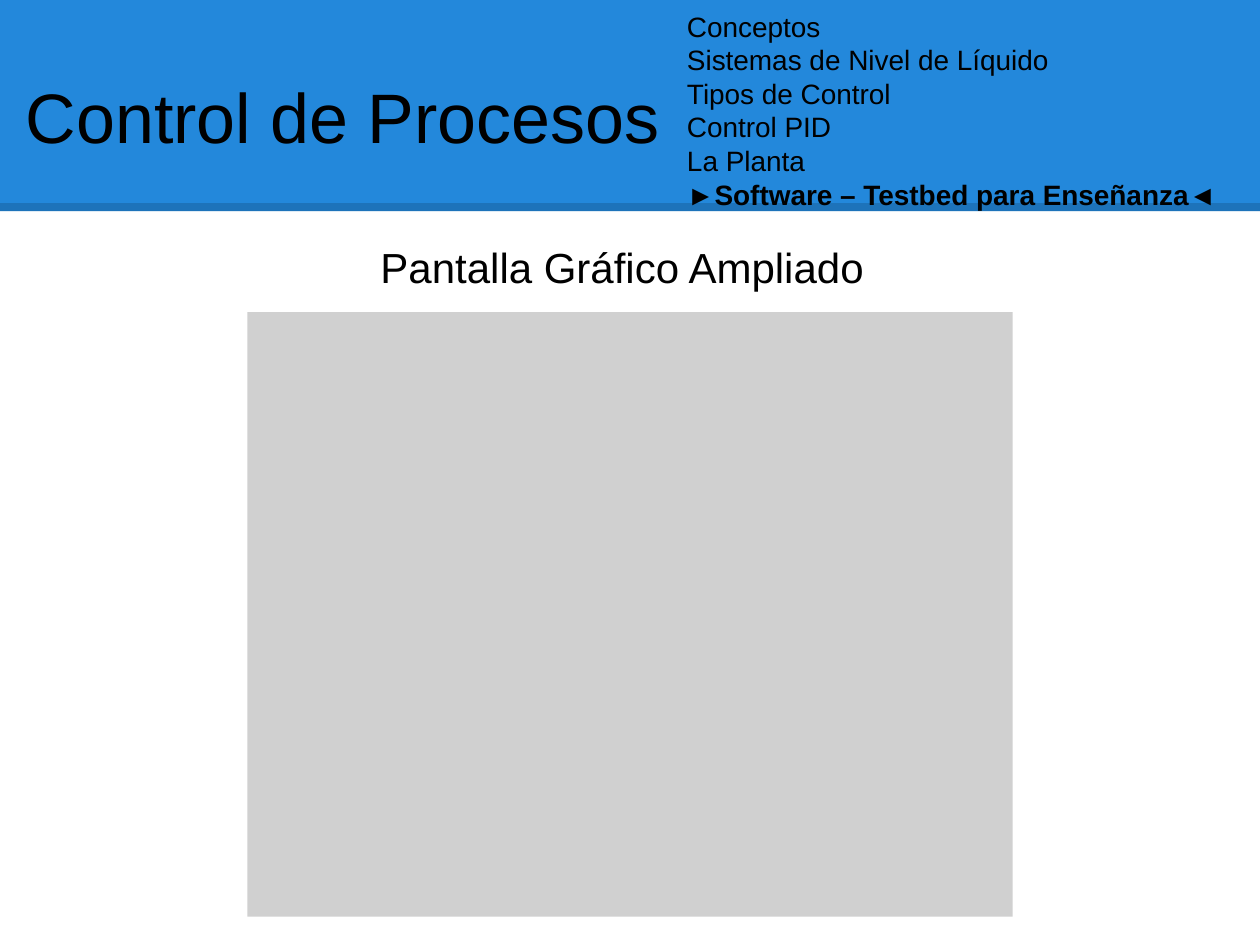
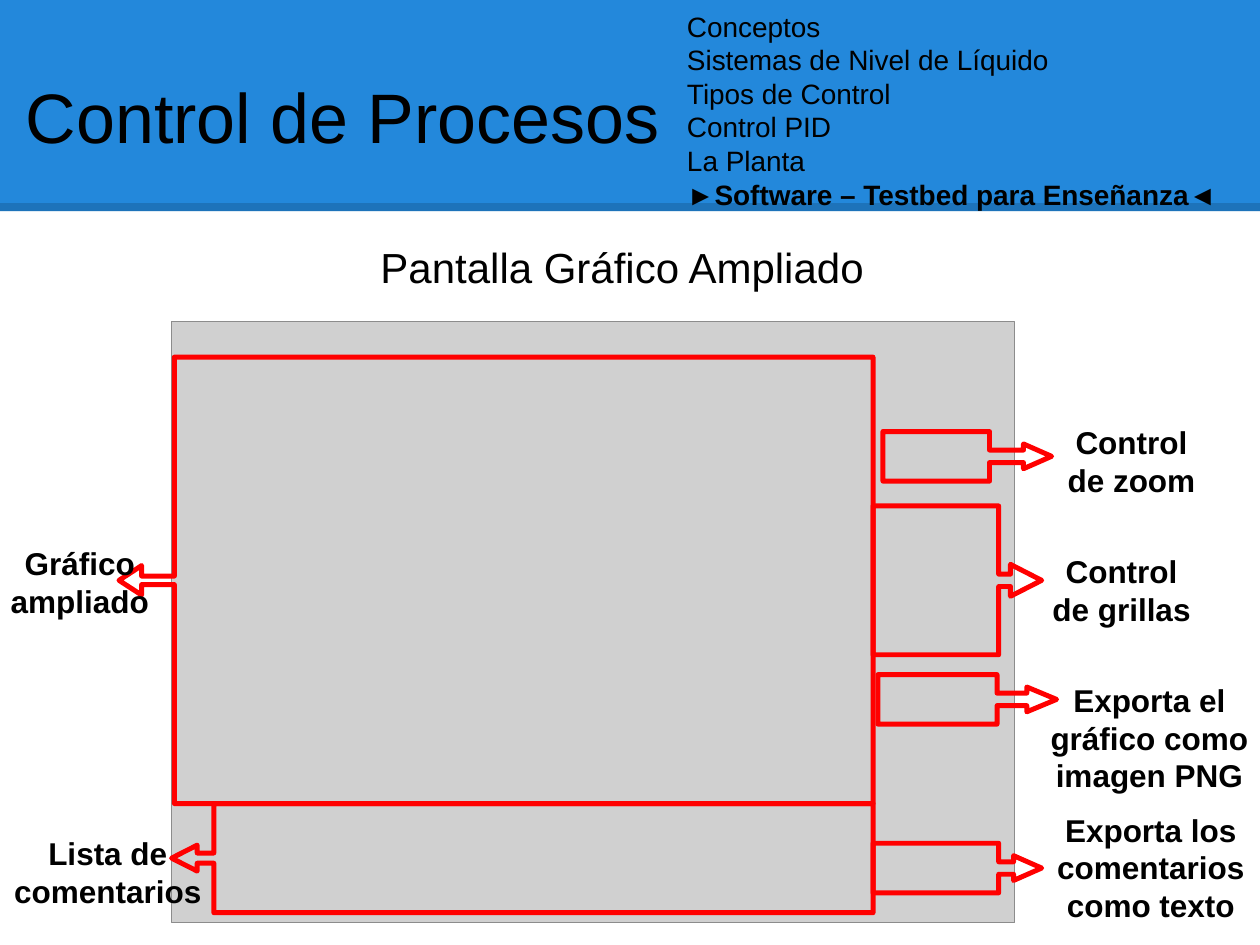
Before and after one commit to pablodroca/testbed-controldeprocesos, a slide deck: slide 14 of doc/Sistema Testbed - Presentacion al Cliente.odp. Drawn at 1260x945 pixels with LibreOffice and Linux fonts; fonts in the diff are those of the drawing; grey boxes stand for pictures. Boxes give left, top, right and bottom in pixels: in the first picture for what was removed or moved away, otherwise in the second. Text is boxed around its words. In the diff, an @@ line names an element or a change of style, - is before the commit and + after.

```diff
--- a/doc/Sistema Testbed - Presentacion al Cliente.odp
+++ b/doc/Sistema Testbed - Presentacion al Cliente.odp
@@ picture: place and size @@
-picture at [247,312,1012,917]
+picture at [171,321,1014,922]
@@ group added at [11,357,1248,918]: 6 texts, 4 right arrow callouts, 2 left arrow callouts @@
+Gráfico ampliado
+Lista de comentarios
+Control de zoom
+Control de grillas
+Exporta el gráfico como imagen PNG
+Exporta los comentarios como texto
```
Also in this commit, not shown: 6 other slides changed, 2 other files.
